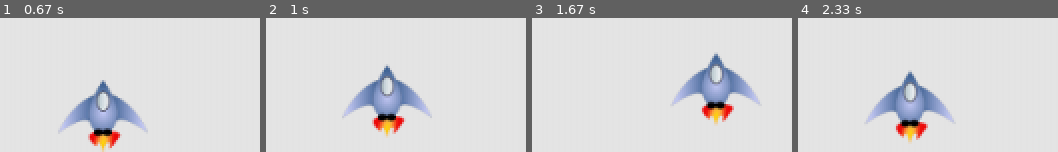
Above: before the commit, frames 1-4 (left to right).
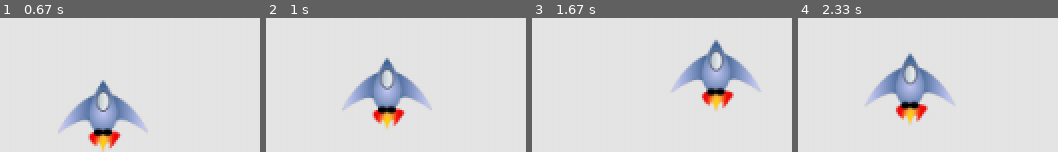
Above: after the commit, the same moments.

Repository: Isi1305/Alien_Invasion
Game: pygame game, started from alien_invasion.py
Two runs of this game, one before a commit and one after it. Both use one fixed random seed, a clock stepped at 60 frames per second and the inputs below.
Inputs:
- Up to frame 1 (0.67 s): hold Right from 0.33 s (still down)
- Up to frame 2 (1 s): release Right at 0.8 s; hold Up from 0.83 s (still down)
- Up to frame 3 (1.67 s): release Up at 1.13 s; hold Right 1.17-1.63 s
- Up to frame 4 (2.33 s): hold Left 1.67-2.2 s; hold Down from 2.23 s (still down)

Frame 1 is identical in both runs. In frame 2, 7.0% of the frame differs, in the area x 29-64%, y 29-90%; in frame 3, 9.4%; in frame 4, 10%, in the area x 26-60%, y 26-93%.

Commit message:
The ship moves the same speed in all directions.

Diff:
--- a/ship.py
+++ b/ship.py
@@ -18,6 +18,7 @@
 
         # Save a decimal value for the ship's horizontal position.
         self.x = float(self.rect.x)
+        self.y = float(self.rect.y)
 
         # Movement flag; Start with the ship not moving
         self.moving_right = False
@@ -34,12 +35,13 @@
                 self.x -= self.settings.ship_speed
 
             if self.moving_up and self.rect.top > 0:
-                self.rect.y -= self.settings.ship_speed
+                self.y -= self.settings.ship_speed
             if self.moving_down and self.rect.bottom < self.screen_rect.bottom:
-                self.rect.y += self.settings.ship_speed
+                self.y += self.settings.ship_speed
 
-            # Update rect object from self.x.
+            # Update rect object from self.x and self.y
             self.rect.x = self.x
+            self.rect.y = self.y
 
     def blitme(self):
         """Draw the ship at its current location."""
